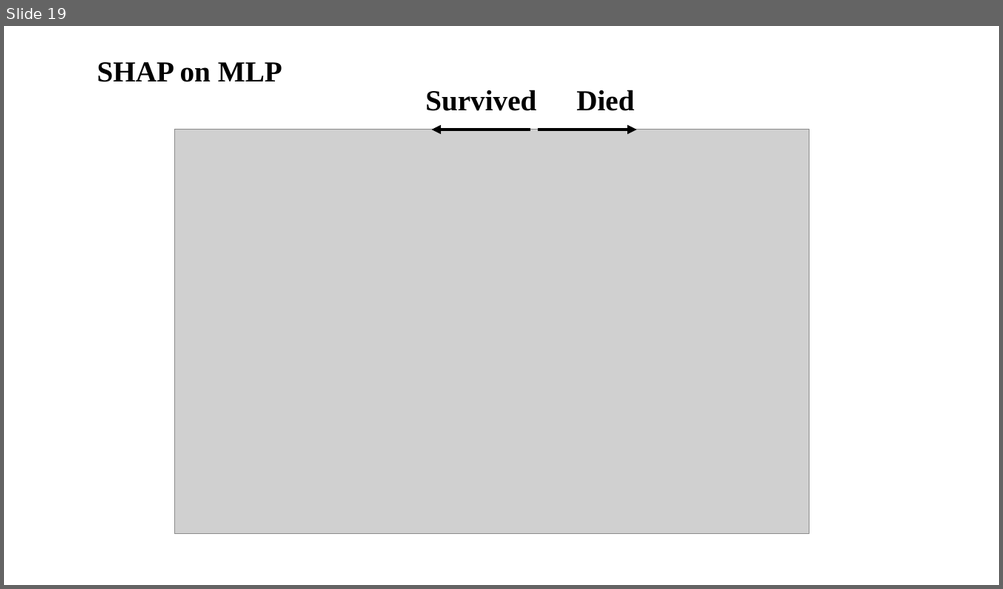
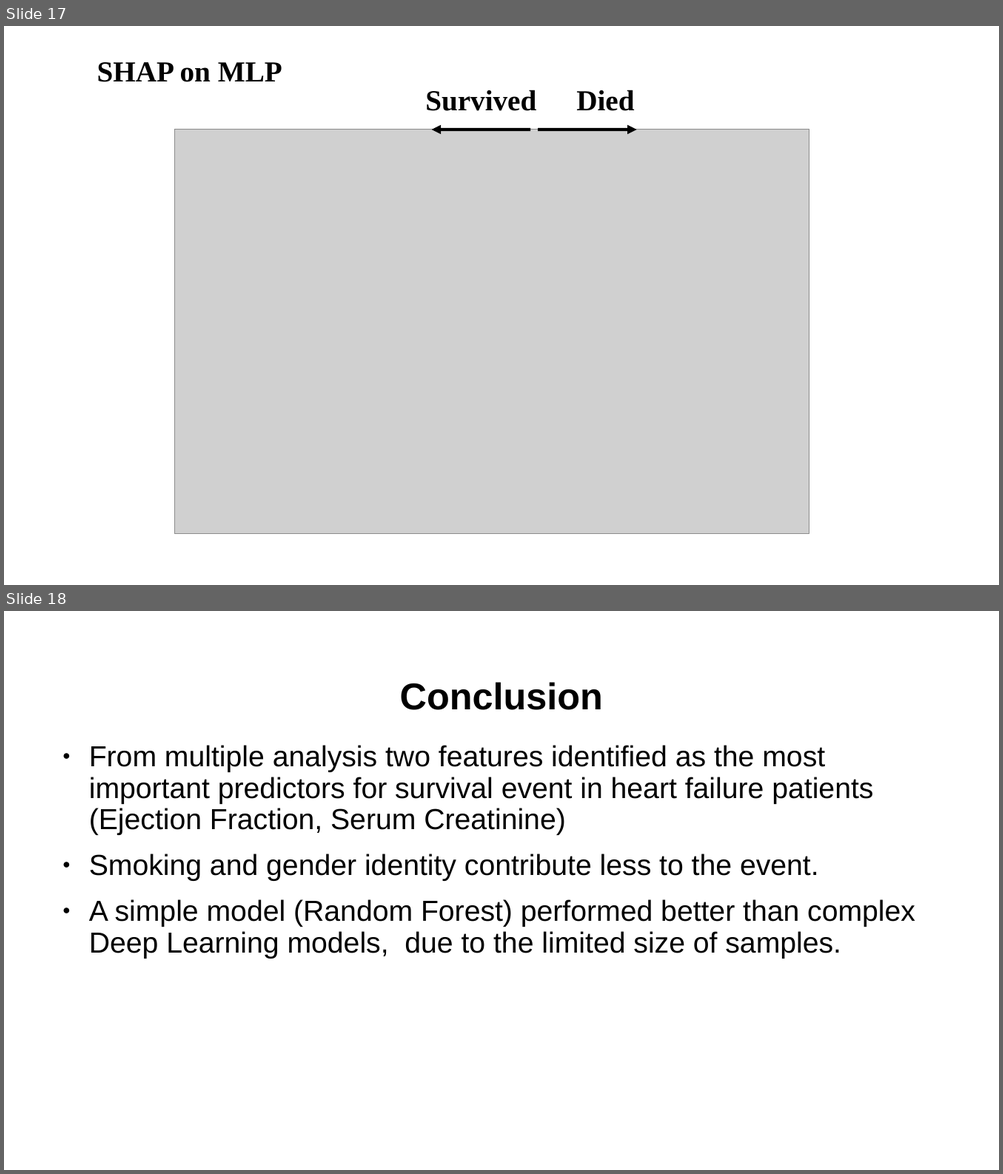
Before and after one commit to MichiganDataScienceTeam/W26-MDST-Project_Heart-Failure-Survival-Analysis, a slide deck: slides/Final Presentation.pptx. Shown one above the other, each under a label of ours: slide 19 before the commit, slides 17 and 18 after it. The pictures are 1003x589 and 1003x1174 pixels, drawn with LibreOffice and Linux fonts; fonts in the diff are those of the drawing; grey boxes stand for pictures. Boxes give left, top, right and bottom in pixels: in the first picture for what was removed or moved away, otherwise in the second. Text is boxed around its words. In the diff, an @@ line names an element or a change of style, - is before the commit and + after.

```diff
--- a/slides/Final Presentation.pptx
+++ b/slides/Final Presentation.pptx
@@ slide 18 added at <box>4,611,999,1170</box>, background #FFFFFF @@
@@ title added at <box>400,682,603,710</box>, 36 pt, text #000000, bold @@
+Conclusion
@@ text added at <box>89,745,915,959</box>, 28 pt, text #000000 @@
+● From multiple analysis two features identified as the most important predictors for survival event in heart failure patients (Ejection Fraction, Serum Creatinine)
+● Smoking and gender identity contribute less to the event.
+● A simple model (Random Forest) performed better than complex Deep Learning models, due to the limited size of samples.
@@ what was slide 19 is now slide 17 @@
```
Also in this commit, not shown: 10 slides changed, 3 other slides added, 4 slides removed.
